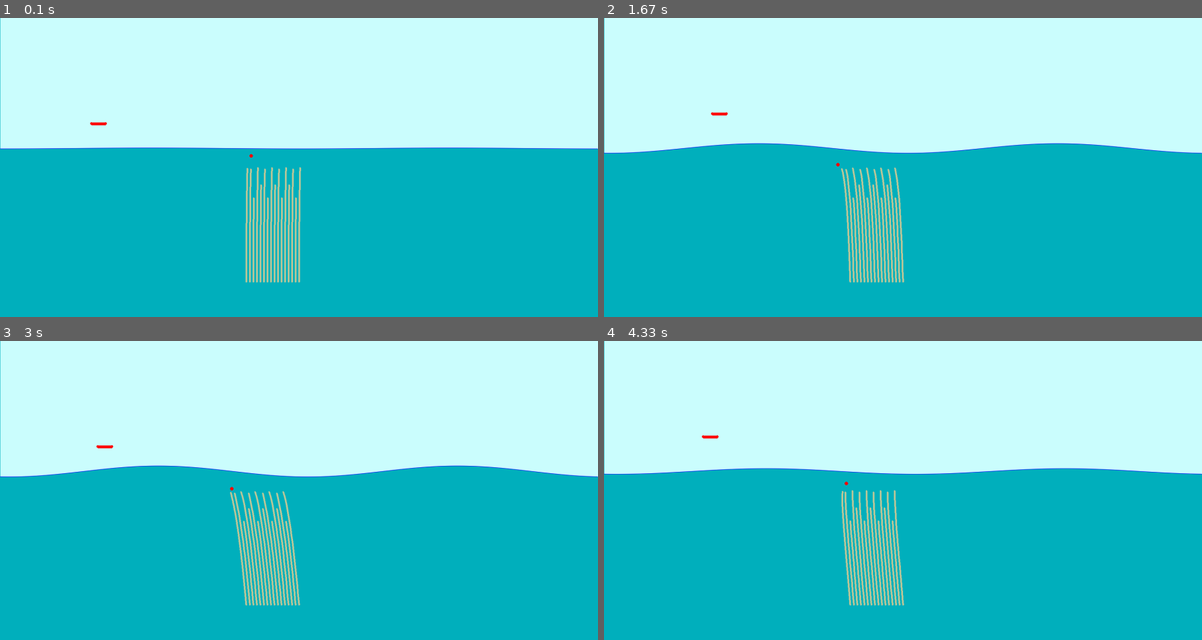
Above: before the commit, frames 1-4 (two rows, left to right).
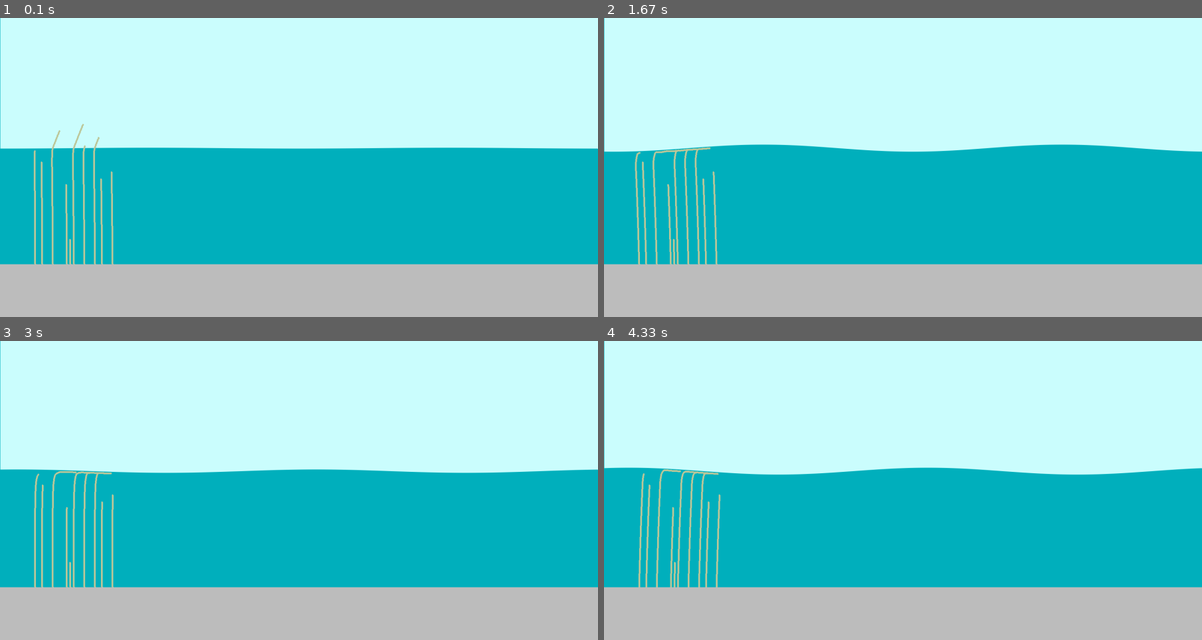
Above: after the commit, the same moments.

Repository: ggalisky/Kelp_sim
Game: pygame game, started from pygame_copy/kelp_sim/kelp_main.py
The game is run twice, just before and just after one commit, with the same random seed, the same clock (stepped at 60 frames per second) and the same inputs.
Inputs:
- Up to frame 1 (0.1 s): no input
- Up to frame 2 (1.67 s): hold Right 0.33-0.8 s; hold Up 0.83-1.3 s; hold Right from 1.33 s (still down)
- Up to frame 3 (3 s): release Right at 1.8 s; hold Left 1.83-2.37 s; hold Down 2.4-2.87 s; hold Left from 2.9 s (still down)
- Up to frame 4 (4.33 s): release Left at 3.37 s; hold Up 3.4-3.87 s; hold Right from 3.9 s (still down)

The runs differ from the first frame. In frame 1, 21% of the frame differs, in the area x 0-100%, y 34-100%; in frame 2, 21%; in frame 3, 23%; in frame 4, 22%.

Commit message:
got kelp surface interactions working properly, refactored some code

Diff:
--- a/pygame_copy/kelp_sim/kelp_main.py
+++ b/pygame_copy/kelp_sim/kelp_main.py
@@ -3,32 +3,34 @@
 
 from segment import kelp
 from segment import kelp_segment
-
-#from kelp.py import kelp
+from segment import kelp_forest
 
 sky_blue = (204,255,255)
+monastery_blue = (0,177,190)
+white = (255,255,255)
+
+clock = pygame.time.Clock()
 
 def clear_screen(surface):
-    blue_ = (0,177,190)
-    white = (255,255,255)
-    surface.fill(blue_) #fills window with white
+
+    surface.fill(monastery_blue)
 
 def draw_sine_wave(surface, offset, frequency, amplitude,overallY):
 
+    coords = []
 
     no_pts = surface.get_width()
-    saved_yval = 0
+
     for i in range(no_pts):
         x = (i/no_pts * 2 * math.pi) - offset
         y = (amplitude * math.cos(x * frequency)) + overallY
-        if (i == no_pts*(.5)):
-            saved_yval = y
         if i > 0:
-            pygame.draw.aaline(surface, "blue",  prev_pt, (i, y))
+            pygame.draw.aaline(surface, monastery_blue,  prev_pt, (i, y))
             pygame.draw.line(surface,sky_blue,(i,y),(i,0))
         prev_pt = (i, y)
+        coords.append(y)
 
-    return saved_yval
+    return coords
 
 def main():
     screen_dim_x = 1700 #<--X--->
@@ -38,54 +40,47 @@
     screen.fill((255, 255, 255)) #fills window with white
     s = pygame.Surface(screen.get_size(), pygame.SRCALPHA, 32)
 
-
     # choose a desired audio format
     pygame.mixer.init(11025)  # raises exception on fail
 
     # load the sound
-    #sound = pygame.mixer.Sound("Kelp Depths.wav")
+    sound = pygame.mixer.Sound("Kelp Depths.wav")
 
     # start playing
     #print("Playing Sound...")
-    #channel = sound.play()
+    #c hannel = sound.play()
 
 
     pygame.display.flip()
 
-    start_x = 700
-    start_y = 750
-    kelp_new_1 = kelp(2,160,[start_x+0,start_y],screen,pygame)
-    kelp_new_2 = kelp(20,15,[start_x+10,start_y],screen,pygame)
-    kelp_new_3 = kelp(17,13,[start_x+20,start_y],screen,pygame)
-    kelp_new_4 = kelp(18,17,[start_x+30,start_y],screen,pygame)
-    kelp_new_5 = kelp(25,10,[start_x+40,start_y],screen,pygame)
-    kelp_new_6 = kelp(20,15,[start_x+50,start_y],screen,pygame)
-    kelp_new_7 = kelp(17,13,[start_x+60,start_y],screen,pygame)
-    kelp_new_8 = kelp(18,17,[start_x+70,start_y],screen,pygame)
-    kelp_new_9 = kelp(25,10,[start_x+80,start_y],screen,pygame)
-    kelp_new_10 = kelp(20,15,[start_x+90,start_y],screen,pygame)
-    kelp_new_11 = kelp(17,13,[start_x+100,start_y],screen,pygame)
-    kelp_new_12 = kelp(18,17,[start_x+110,start_y],screen,pygame)
-    kelp_new_13 = kelp(25,10,[start_x+120,start_y],screen,pygame)
-    kelp_new_14 = kelp(20,15,[start_x+130,start_y],screen,pygame)
-    kelp_new_15 = kelp(17,13,[start_x+140,start_y],screen,pygame)
-    kelp_new_16 = kelp(18,17,[start_x+150,start_y],screen,pygame)
 
-
-    kelp_group =  [
-        kelp_new_1,
-        kelp_new_2,
-        kelp_new_3,
-        kelp_new_4,
+    locations = [
+        (100,700),
+        (120,700),
+        (150,700),
+        (190,700),
+        (200,700),
+        (210,700),
+        (240,700),
+        (270,700),
+        (290,700),
+        (320,700)
     ]
 
+    lengths = [
+        160,
+        144,
+        190,
+        112,
+        34,
+        200,
+        167,
+        180,
+        120,
+        130
+    ]
 
-    #kelp_seg_test_pi = kelp_segment((math.pi),40,screen,pygame,None,[300,300],1,1)
-    kelp_seg_test_2pi = kelp_segment((math.pi*2),40,screen,pygame,None,[300,300],1,1)
-    kelp_seg_test_halfpi = kelp_segment((math.pi*.5),40,screen,pygame,None,[300,300],1,1)
-    kelp_seg_test_zero = kelp_segment((0),40,screen,pygame,None,[300,300],1,1)
-    kelp_seg_test_15pi = kelp_segment((math.pi*(1.5)),40,screen,pygame,None,[300,300],1,1)
-    counter = 0
+    forest_A = kelp_forest(locations,lengths,pygame,screen)
 
     offset = 0
     frequency = 2
@@ -97,9 +92,10 @@
 
     counter_amp = 0
     counter_amp_output = 0
+
+    show_targets = False
     try: #game loop
         while True:
-
             keys = pygame.key.get_pressed()
 
             for event in pygame.event.get():
@@ -114,41 +110,14 @@
                                 quit()
                         #if keys[pygame.K_p]:
 
-
-
-
-
             clear_screen(screen)
 
-            #mouse_coords = pygame.mouse.get_pos()
-            value = draw_sine_wave(screen,offset,frequency,16* counter_amp_output,overallY)
-            print("value: ", value)
-            target_y = ((value*2 - 350))
-            target_x = 800 -(value -350) *4
+            value = draw_sine_wave(screen,offset,frequency,11* counter_amp_output,overallY)
+            wave_cords = value
 
-            mouse_coords = [target_x,target_y]
+            #kelp_new_test.render_segments_tracking_wave(wave_cords[kelp_new_test.anchor_coord[0]],counter_amp_output*11,wave_cords)
 
-            pygame.draw.circle(screen,"red",mouse_coords,5)
-
-            #for kelp_strand in kelp_forest:
-            kelp_new_1.render_segments([mouse_coords[0]+0,mouse_coords[1]])
-            kelp_new_2.render_segments([mouse_coords[0]+10,mouse_coords[1]])
-            kelp_new_3.render_segments([mouse_coords[0]+20,mouse_coords[1]])
-            kelp_new_4.render_segments([mouse_coords[0]+30,mouse_coords[1]])
-            kelp_new_5.render_segments([mouse_coords[0]+40,mouse_coords[1]])
-            kelp_new_6.render_segments([mouse_coords[0]+50,mouse_coords[1]])
-            kelp_new_7.render_segments([mouse_coords[0]+60,mouse_coords[1]])
-            kelp_new_8.render_segments([mouse_coords[0]+70,mouse_coords[1]])
-            kelp_new_9.render_segments([mouse_coords[0]+80,mouse_coords[1]])
-            kelp_new_10.render_segments([mouse_coords[0]+90,mouse_coords[1]])
-            kelp_new_11.render_segments([mouse_coords[0]+100,mouse_coords[1]])
-            kelp_new_12.render_segments([mouse_coords[0]+110,mouse_coords[1]])
-            kelp_new_13.render_segments([mouse_coords[0]+120,mouse_coords[1]])
-            kelp_new_14.render_segments([mouse_coords[0]+130,mouse_coords[1]])
-            kelp_new_15.render_segments([mouse_coords[0]+140,mouse_coords[1]])
-            kelp_new_16.render_segments([mouse_coords[0]+150,mouse_coords[1]])
-
-
+            forest_A.render_kelp_forest(counter_amp_output*11,wave_cords,show_targets)
 
             offset +=.0005
 
@@ -163,9 +132,9 @@
                 amplitude-=.1
 
             if keys[pygame.K_e]:
-                overallY+=1
+                overallY+=.1
             elif keys[pygame.K_d]:
-                overallY-=1
+                overallY-=.1
 
             if keys[pygame.K_UP]:
                 lobster_y -=1
@@ -177,20 +146,27 @@
             elif keys[pygame.K_RIGHT]:
                 lobster_x +=1
 
+            if keys[pygame.K_r]:
+                show_targets = True
+            elif keys[pygame.K_t]:
+                show_targets = False
+
             counter_amp +=.01
 
             if counter_amp >= 2*math.pi:
                 counter_amp = 0
 
-            print("freq: ", frequency, " amp: ", amplitude, "overally", overallY)
+            #print("freq: ", frequency, " amp: ", amplitude, "overally", overallY)
 
             counter_amp_output = math.sin(counter_amp)
-            print("counter amp output ", counter_amp_output )
+            #print("counter amp output ", counter_amp_output )
 
-            #kelp_new_B.render_segments(mouse_coords)
-            kelp_seg_test_pi = kelp_segment((math.pi),40,screen,pygame,None,[lobster_x,lobster_y],1,1)
-            kelp_seg_test_pi.draw_segment("red",8)
-            #kelp_seg_test_pi.seg_follow_mouse(mouse_coords)
+            pygame.draw.rect(screen,"grey",pygame.Rect(0, 700, 1700, 1000))
+
+
+
+
+
 
 
 
@@ -198,6 +174,8 @@
 
             pygame.display.flip()
 
+            clock.tick(120)
+
     finally:
         pygame.quit()
 
--- a/pygame_copy/kelp_sim/segment.py
+++ b/pygame_copy/kelp_sim/segment.py
@@ -8,7 +8,7 @@
 ###
 class kelp_segment:
 
-    def __init__(self,start_angle,length, surface, pygameobj,parent=None,start_point=None,  angle_recovery_delay =1,joint_stiffness = 1,angle_overshoot = 0):
+    def __init__(self,start_angle,length, surface, pygameobj,parent=None,start_point=None,  angle_recovery_delay =1,joint_stiffness = 1,angle_overshoot = 0, child = None):
         self.start_point = start_point
 
         self.length = length
@@ -19,13 +19,22 @@
         self.angle_recovery_delay = angle_recovery_delay
         self.joint_stiffness = joint_stiffness
         self.angle_overshoot = angle_overshoot
+        self.target_group = "UP" #can be up or surface
+        self.anchor_segment = True
+        self.parent_anchor_coord = None
+        self.segment_number = 0
+        self.child = child
 
         self.parent = parent
         if parent:
+            self.segment_number = parent.segment_number + 1
+            self.parent_anchor_coord = parent.parent_anchor_coord
+            self.anchor_segment = False
             angle_recovery_reduction_factor = .6
             self.start_point = parent.end_point
             #self.angle_recovery_delay = self.joint_stiffness#(parent.angle_recovery_delay * angle_recovery_reduction_factor )
-            pass
+        else:
+            self.parent_anchor_coord = self.start_point
 
         self.end_point = self.calculate_end_point()
 
@@ -47,9 +56,16 @@
         if self.parent:
             pass
             #print("self.angle = ", self.angle)
+
         self.pg.draw.line(self.surface, color, self.start_point, self.end_point, thickness)
         self.pg.draw.circle(self.surface, color, self.start_point, thickness/2)
         self.pg.draw.circle(self.surface, color, self.end_point, thickness/2)
+
+    def angle_from_dx_dy(self, dx,dy):
+        return math.atan2(dy,dx)
+
+    def render_target_point(self, coords):
+        self.pg.draw.circle(self.surface,"red", coords, 1)
 
     def seg_follow_mouse(self, mouse_coords):
 
@@ -116,6 +132,86 @@
         # update angle of segment
 
 
+
+    def follow_wave(self, wave_y_coord, wave_amplitude, wave_curve_list,show_targets):
+        '''
+        follow wave enables a giant kelp piece to follow a wave in a natural looking way.
+
+        args:
+        wave_y_coord: y coordinate of where the wave curve is
+        wave_amplitude: float value of what the amplitude of the wave current is
+
+        1. figure out if a segment is the anchor segment
+        2. figure out if a
+        '''
+
+        #calculate target point
+
+        final_target_y_offset = -5 #sets how far below the water line kelp will rest
+
+        target_x_sway_coefficient = 1 #sets how far left and right the kelp will sway proportional to the amplitude
+
+        target_x = wave_curve_list.index(wave_y_coord)
+
+        #shift X to the right
+        target_x = target_x + -wave_amplitude * target_x_sway_coefficient
+
+        target_y = wave_curve_list[int(target_x)] #get new y
+
+        #shift start point if applicable
+        if not self.anchor_segment:
+            # we only need to shift the start points if the segment isn't the anchor segment
+            self.start_point[0] = self.parent.end_point[0]
+            self.start_point[1] = self.parent.end_point[1]
+
+        #determine if segment in in group up or surface
+
+        #if a segments starting Y value is with in segment_surface_gap from the surface, it is group surface
+        segment_surface_gap = self.length * 20
+
+        if self.start_point[1] - segment_surface_gap < wave_y_coord:
+            self.target_group = "SURFACE"
+
+        else:
+            self.target_group = "UP"
+
+        # get new angle for up
+        if self.target_group == "UP":
+            target_y -= final_target_y_offset
+            dx = target_x - self.start_point[0]
+            dy = target_y - self.start_point[1]
+
+        elif self.target_group == "SURFACE":
+            #shift X target to the right proportionately to the distance between the curve and the segments start point.
+            # The further it is the smaller the shift. the shift maxes out to the length of the segment so the segments begin to fit the curve
+
+            #get distance from start point to curve when looking directly up
+
+            distance_to_curve = self.start_point[1] - wave_y_coord
+
+            target_x = self.start_point[0] + 1.5*self.length
+            target_y = wave_curve_list[int(target_x)]
+            target_y -= final_target_y_offset
+
+            dx = target_x - self.start_point[0]
+            dy = target_y - self.start_point[1]
+
+
+
+        new_angle = self.angle_from_dx_dy(dx,dy)
+
+        self.goal_angle = new_angle #- self.angle_overshoot
+
+        delta_angle = self.angle - self.goal_angle
+
+        value = self.angle - delta_angle *self.joint_stiffness# (delta_angle * self.angle_recovery_delay)* self.joint_stiffness
+
+        self.angle = value
+
+        self.end_point = self.calculate_end_point()
+
+        if show_targets:
+            self.render_target_point((target_x,target_y))
 
 class kelp:
 
@@ -142,10 +238,6 @@
 
         return segment_length_list
 
-
-
-
-
     def generate_segments(self):
 
         self.segments.append(kelp_segment((-math.pi*.5),
@@ -156,8 +248,41 @@
             self.segments.append(kelp_segment((-math.pi*.5),
             self.segments_lengths[x],self.screen,self.pygame_obj,self.segments[x],None,1,.012))
 
+        for x in range (len(self.segments),0):
+            if not x == 0:
+                segment = self.segments[x]
+                segment.child = self.segments[x-1]
+
     def render_segments(self, mouse_coords):
 
         for segment in self.segments:
             segment.draw_segment(kelp_green_2, 5)
             segment.seg_follow_mouse(mouse_coords)
+
+    def render_segments_tracking_wave(self, wave_y, wave_amp, wave_list,show_targets):
+
+        for segment in self.segments:
+            segment.draw_segment(kelp_green_2, 5)
+            segment.follow_wave(wave_y,wave_amp,wave_list,show_targets)
+
+
+class kelp_forest:
+
+    def __init__(self,locations,lengths,pg,screen):
+        self.locations = locations
+        self.lengths = lengths
+        self.pg = pg
+        self.screen = screen
+        self.segment_length = 2
+        self.kelp_forest = []
+        self.init_kelp_forest()
+
+
+
+    def init_kelp_forest(self):
+        for x in range (0,len(self.locations)):
+            self.kelp_forest.append(kelp(self.segment_length,self.lengths[x],self.locations[x],self.screen,self.pg))
+
+    def render_kelp_forest(self,wave_amp,wave_list,show_targets):
+        for x in self.kelp_forest:
+            x.render_segments_tracking_wave(wave_list[x.anchor_coord[0]],wave_amp,wave_list,show_targets)
Not shown, added: pygame_copy/kelp_sim/Kelp Depths.wav
